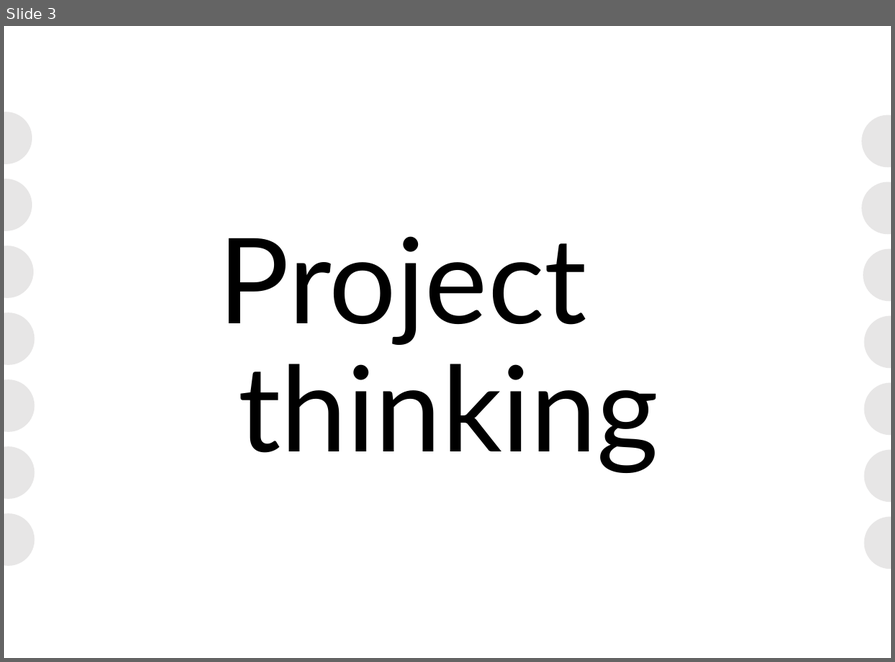
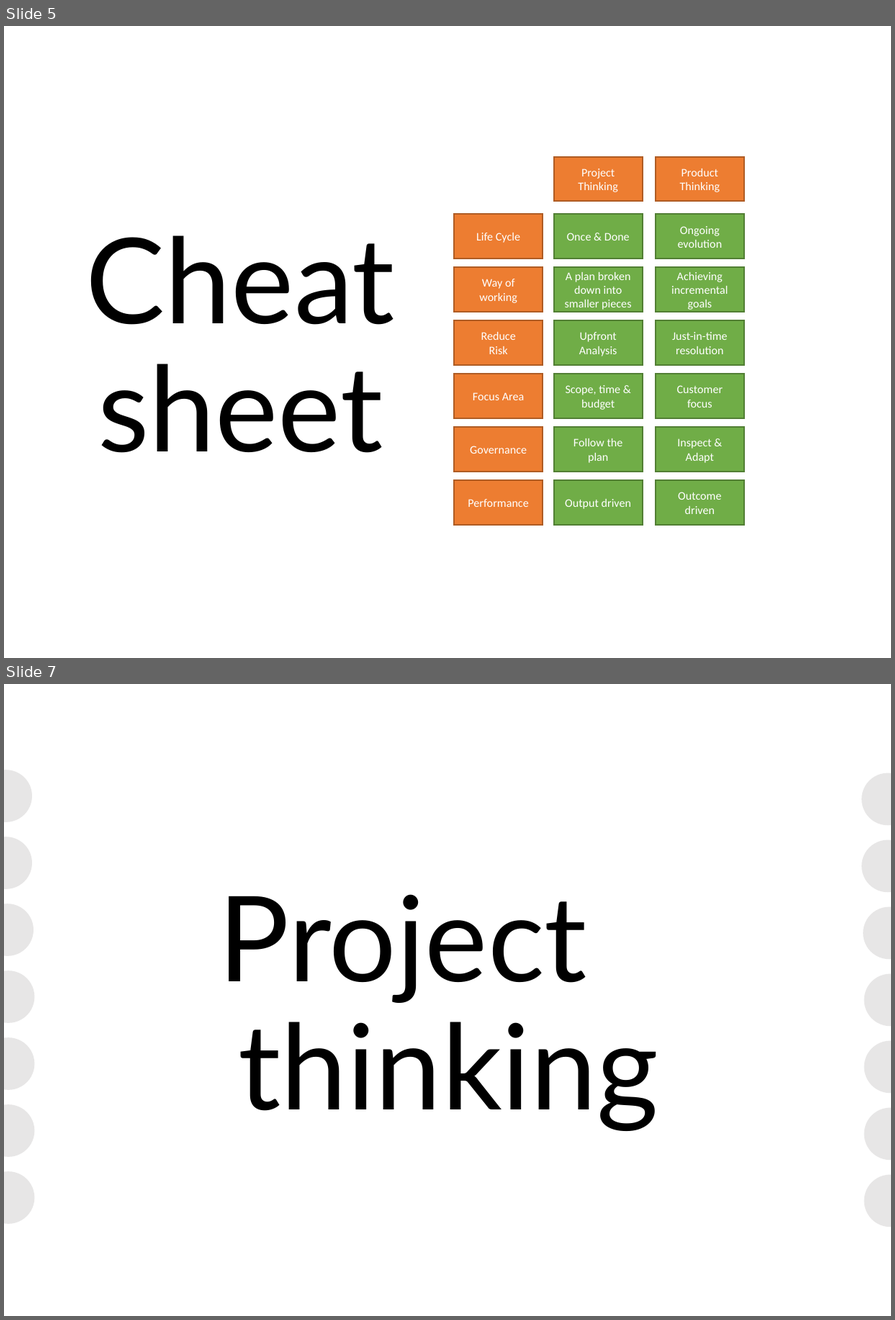
Before and after one commit to ScrumFacilitators/Project-vs-product, a slide deck: Project vs. Product A5.pptx. Shown one above the other, each under a label of ours: slide 3 before the commit, slides 5 and 7 after it; the slides between them are not shown. The pictures are 895x662 and 895x1320 pixels, drawn with LibreOffice and Linux fonts; fonts in the diff are those of the drawing; background and template pictures are left out. Boxes give left, top, right and bottom in pixels: in the first picture for what was removed or moved away, otherwise in the second. Text is boxed around its words. In the diff, an @@ line names an element or a change of style, - is before the commit and + after.

Commit message:
added how to and cheat sheet

```diff
--- a/Project vs. Product A5.pptx
+++ b/Project vs. Product A5.pptx
@@ slide 5 added at [4,26,891,658], background picture (left out) @@
@@ rectangle added at [554,156,643,202], fill #ED7D31, outline #AF5C24 1 pt, 8 pt, text #FFFFFF @@
+Project Thinking
@@ rectangle added at [656,156,745,202], fill #ED7D31, outline #AF5C24 1 pt, 8 pt, text #FFFFFF @@
+Product Thinking
@@ rectangle added at [455,215,543,260], fill #ED7D31, outline #AF5C24 1 pt, 8 pt, text #FFFFFF @@
+Life Cycle
@@ rectangle added at [554,215,643,260], fill #70AD47, outline #538035 1 pt, 8 pt, text #FFFFFF @@
+Once & Done
@@ rectangle added at [656,215,745,260], fill #70AD47, outline #538035 1 pt, 8 pt, text #FFFFFF @@
+Ongoing evolution
@@ text added at [86,236,395,453], 82 pt, text #000000 @@
+Cheat sheet
@@ rectangle added at [455,268,543,313], fill #ED7D31, outline #AF5C24 1 pt, 8 pt, text #FFFFFF @@
+Way of working
@@ rectangle added at [554,268,643,313], fill #70AD47, outline #538035 1 pt, 8 pt, text #FFFFFF @@
+A plan broken down into smaller pieces
@@ rectangle added at [656,268,745,313], fill #70AD47, outline #538035 1 pt, 8 pt, text #FFFFFF @@
+Achieving incremental goals
@@ rectangle added at [455,321,543,367], fill #ED7D31, outline #AF5C24 1 pt, 8 pt, text #FFFFFF @@
+Reduce
+Risk
@@ rectangle added at [554,321,643,367], fill #70AD47, outline #538035 1 pt, 8 pt, text #FFFFFF @@
+Upfront Analysis
@@ rectangle added at [656,321,745,367], fill #70AD47, outline #538035 1 pt, 8 pt, text #FFFFFF @@
+Just-in-time resolution
@@ rectangle added at [455,374,543,419], fill #ED7D31, outline #AF5C24 1 pt, 8 pt, text #FFFFFF @@
+Focus Area
@@ rectangle added at [554,374,643,419], fill #70AD47, outline #538035 1 pt, 8 pt, text #FFFFFF @@
+Scope, time & budget
@@ rectangle added at [656,374,745,419], fill #70AD47, outline #538035 1 pt, 8 pt, text #FFFFFF @@
+Customer focus
@@ rectangle added at [455,428,543,472], fill #ED7D31, outline #AF5C24 1 pt, 8 pt, text #FFFFFF @@
+Governance
@@ rectangle added at [554,428,643,472], fill #70AD47, outline #538035 1 pt, 8 pt, text #FFFFFF @@
+Follow the plan
@@ rectangle added at [656,428,745,472], fill #70AD47, outline #538035 1 pt, 8 pt, text #FFFFFF @@
+Inspect & Adapt
@@ rectangle added at [455,481,543,526], fill #ED7D31, outline #AF5C24 1 pt, 8 pt, text #FFFFFF @@
+Performance
@@ rectangle added at [554,481,643,526], fill #70AD47, outline #538035 1 pt, 8 pt, text #FFFFFF @@
+Output driven
@@ rectangle added at [656,481,745,526], fill #70AD47, outline #538035 1 pt, 8 pt, text #FFFFFF @@
+Outcome driven
@@ what was slide 3 is now slide 7 @@
```
Also in this commit, not shown: 29 slides changed, 8 other slides added, 1 slide removed, 1 other file.
